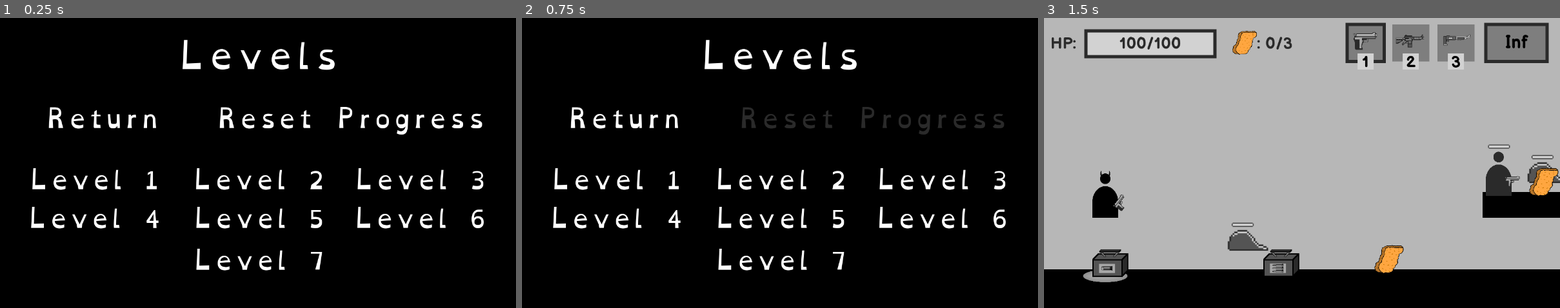
Above: before the commit, frames 1-3 (left to right).
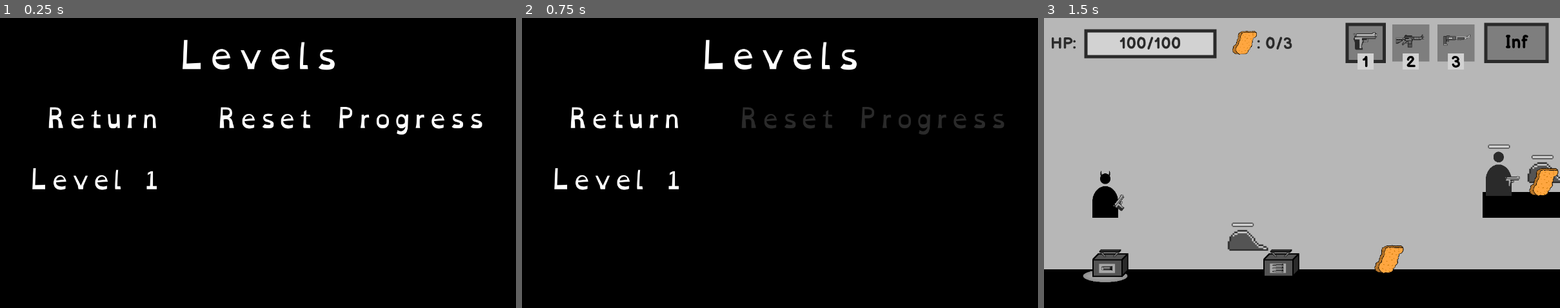
Above: after the commit, the same moments.

Repository: BesterCoder/nuggie-collector
Game: Godot game, scene res://menus/level/LevelList.tscn
Same seed, same stepped clock (60 frames per second), same inputs: the game is played once before the commit and once after it. This scene is started directly instead of the project's main scene.
Inputs:
- Up to frame 1 (0.25 s): no input
- Up to frame 2 (0.75 s): click "Reset Progress" at 0.5 s
- Up to frame 3 (1.5 s): click "Level 1" at 1.25 s

The runs differ from the first frame. In frame 1, 2.4% of the frame differs, in the area x 6-94%, y 51-88%; in frame 2, 2.4%; in frame 3, nothing differs.

Commit message:
Only show the available levels in level list menu

Diff:
--- a/menus/level/LevelList.gd
+++ b/menus/level/LevelList.gd
@@ -1,9 +1,26 @@
 extends Control
 
+var _level_buttons = []
 
 func _ready():
-	# TOOD: show only the completed levels
-	pass
+	_level_buttons = [
+		$Level1,
+		$Level2,
+		$Level3,
+		$Level4,
+		$Level5,
+		$Level6,
+		$Level7
+	]
+
+	_show_levels()
+
+func _show_levels():
+	for btn in _level_buttons:
+		btn.visible = false
+
+	for lvl in range(Level.next_available_level()):
+		_level_buttons[lvl].visible = true
 
 func _load_level(level: int):
 	Level.set_level(level)
@@ -18,6 +35,7 @@
 func _on_reset_progress_pressed():
 	Level.reset()
 	Character.reset()
+	_show_levels()
 	# TODO: reset speedrun timer
 
 
@@ -47,11 +65,3 @@
 
 func _on_level7_pressed():
 	_load_level(7)
-
-
-func _on_level8_pressed():
-	_load_level(8)
-
-
-func _on_level9_pressed():
-	_load_level(9)
